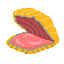
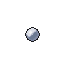
Revision of a layered 64px x 64px image; what changed, layer by layer:
renamed "Pasted Layer" to "Pearl", moved it above "ClamTop", painted on it over [left=6, top=8, right=59, bottom=54]
hid "ClamTop" over [left=13, top=8, right=59, bottom=44]
hid "ClamBottom", painted on it over [left=6, top=32, right=57, bottom=54]
